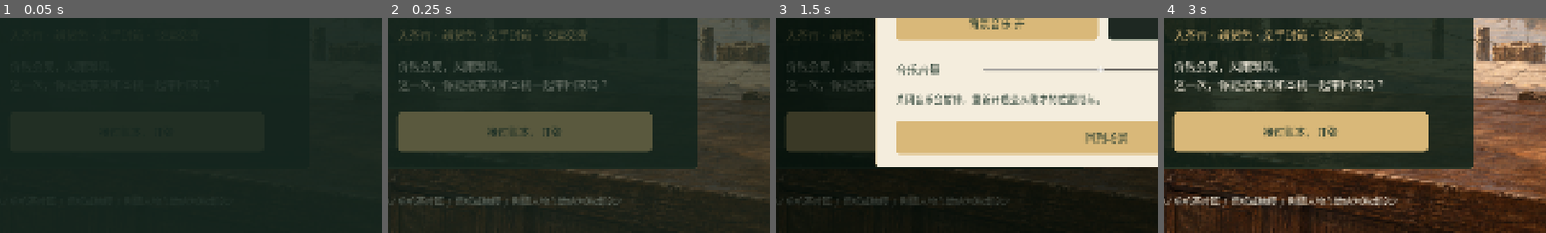
Above: before the commit, frames 1-4 (left to right).
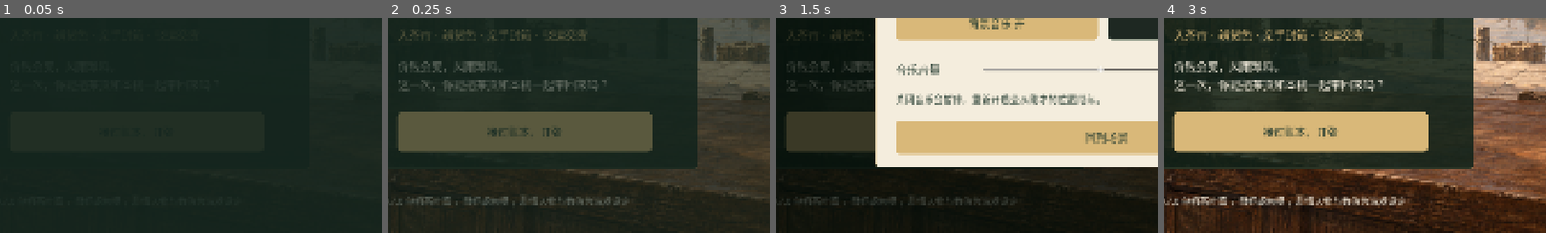
Above: after the commit, the same moments.

Repository: MyLittleShrimp/13-Hongs-Manager-by-LittleShrimp
Game: Godot game, scene res://scenes/main.tscn
Same seed, same stepped clock (60 frames per second), same inputs: the game is played once before the commit and once after it. Sound files missing from this copy of the repository are replaced by a short silence.
Inputs:
- Up to frame 1 (0.05 s): no input
- Up to frame 2 (0.25 s): no input
- Up to frame 3 (1.5 s): click "接过账本，开张" at 0.5 s; click "声音设置" at 1.25 s
- Up to frame 4 (3 s): click "阿砚 / 阿宁 · 切换角色" at 2 s; click "回到场景" at 2.75 s
The pictures show only the part of the screen within x 7-57%, y 50-100%; the shares and areas given below are measured in that part.

The runs differ from the first frame. In frame 2, 0.7% of the frame differs, in the area x 2-63%, y 83-88%; in frame 3, 0.3%; in frame 4, 1.6%, in the area x 2-64%, y 83-89%.

Commit message:
Prepare v0.7.0 portable release with verified background music

Diff:
--- a/prototype/project.godot
+++ b/prototype/project.godot
@@ -2,9 +2,10 @@
 
 [application]
 config/name="十三行 · 茶船将发"
+config/version="0.7.0"
 run/main_scene="res://scenes/main.tscn"
 config/features=PackedStringArray("4.7", "GL Compatibility")
-config/description="单机茶叶篇 v0.7 · 中央货色结果与验茶复焙演出 · 历史内容待馆方审定"
+config/description="单机茶叶篇 v0.7.0 · 中央货色结果与验茶复焙演出 · 历史内容待馆方审定"
 
 [display]
 window/size/viewport_width=1920
--- a/prototype/scripts/main.gd
+++ b/prototype/scripts/main.gd
@@ -71,6 +71,7 @@
 var action_busy := false
 var pending_work: Dictionary = {}
 var work_progress: ColorRect
+var app_version := str(ProjectSettings.get_setting("application/config/version", "dev"))
 
 func _ready() -> void:
 	font_body = SystemFont.new()
@@ -449,7 +450,7 @@
 	_button(page, "start", "接过账本，开张", Rect2(153, 776, 640, 100), _start, true)
 	_label(page, "你的化身 · " + str(avatar_profile.display_name), Rect2(1120, 904, 620, 60), 34, PAPER, true)
 	_button(page, "avatar", "阿砚 / 阿宁 · 切换角色", Rect2(1150, 978, 500, 73), _show_character_picker)
-	_label(page, "v0.7 单机茶叶篇  /  鼠标或触摸  /  剧情人物与数值为游戏设定", Rect2(105, 980, 980, 40), 23, PAPER)
+	_label(page, "v%s 单机茶叶篇  /  鼠标或触摸  /  剧情人物与数值为游戏设定" % app_version, Rect2(105, 980, 980, 40), 23, PAPER)
 
 func _story() -> Array:
 	var name := str(avatar_profile.display_name)
@@ -771,7 +772,7 @@
 	if model.start():
 		idle_seconds = 0
 		session_seconds = 0
-		logger.record("start", model.session_id, {"version":"0.7", "character":avatar_profile.get("id", "custom")})
+		logger.record("start", model.session_id, {"version":app_version, "character":avatar_profile.get("id", "custom")})
 		_render()
 		transition_guard = 0.4
 
Not shown, changed: README.md
Not shown, changed: docs/GitHub上传准备.md
Not shown, added: docs/releases/v0.7.0.md
Not shown, added: tools/build_release.py
